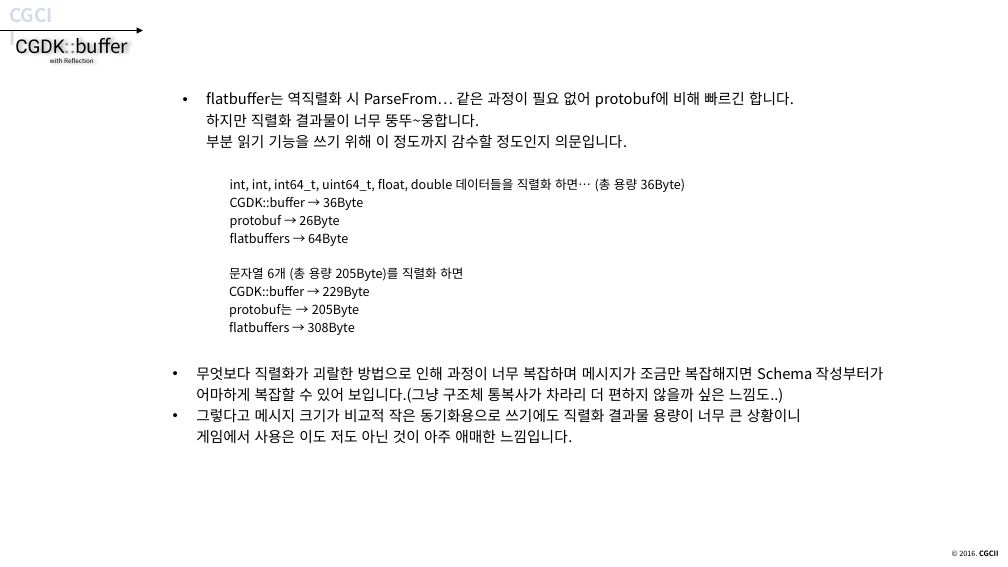
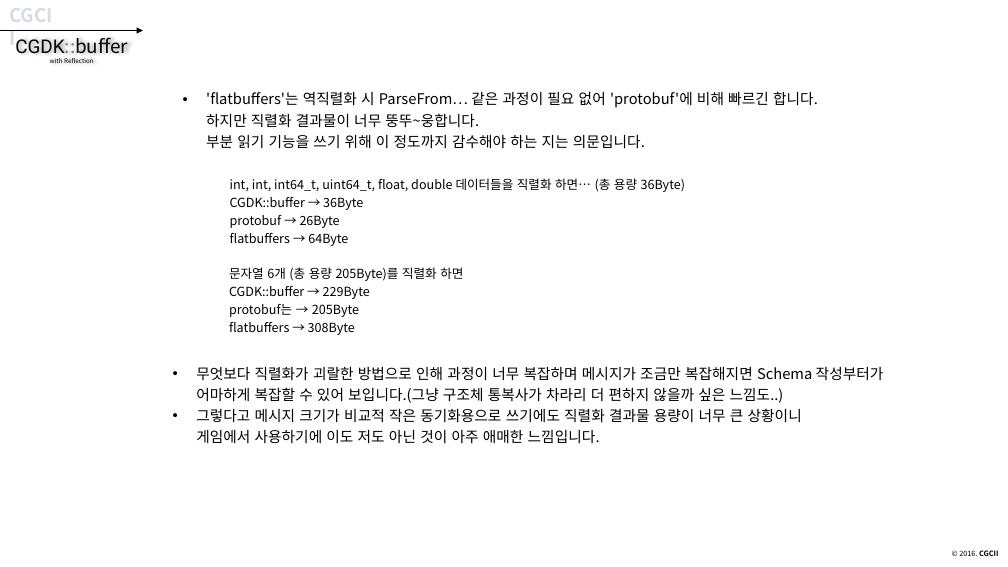
Before and after one commit to CGLabs/CGDK.buffer, a slide deck: slide 72 of C++/document/intruduce_CGDK.buffer.pptx. Drawn at 1008x567 pixels with LibreOffice and Linux fonts; fonts in the diff are those of the drawing. Boxes give left, top, right and bottom in pixels: in the first picture for what was removed or moved away, otherwise in the second. Text is boxed around its words. In the diff, an @@ line names an element or a change of style, - is before the commit and + after.

```diff
--- a/C++/document/intruduce_CGDK.buffer.pptx
+++ b/C++/document/intruduce_CGDK.buffer.pptx
@@ text at bbox=[206, 91, 818, 148]: text changed @@
-• flatbuffer는 역직렬화 시 ParseFrom… 같은 과정이 필요 없어 protobuf에 비해 빠르긴 합니다.
-  하지만 직렬화 결과물이 너무 뚱뚜~웅합니다.
-  부분 읽기 기능을 쓰기 위해 이 정도까지 감수할 정도인지 의문입니다.
+• 'flatbuffers'는 역직렬화 시 ParseFrom… 같은 과정이 필요 없어 'protobuf'에 비해 빠르긴 합니다.
+  하지만 직렬화 결과물이 너무 뚱뚜~웅합니다.
+  부분 읽기 기능을 쓰기 위해 이 정도까지 감수해야 하는 지는 의문입니다.
@@ text at bbox=[196, 408, 802, 443]: text changed @@
-• 그렇다고 메시지 크기가 비교적 작은 동기화용으로 쓰기에도 직렬화 결과물 용량이 너무 큰 상황이니
-  게임에서 사용은 이도 저도 아닌 것이 아주 애매한 느낌입니다.
+• 그렇다고 메시지 크기가 비교적 작은 동기화용으로 쓰기에도 직렬화 결과물 용량이 너무 큰 상황이니
+  게임에서 사용하기에 이도 저도 아닌 것이 아주 애매한 느낌입니다.
```
Also in this commit, not shown: 4 other slides changed.
